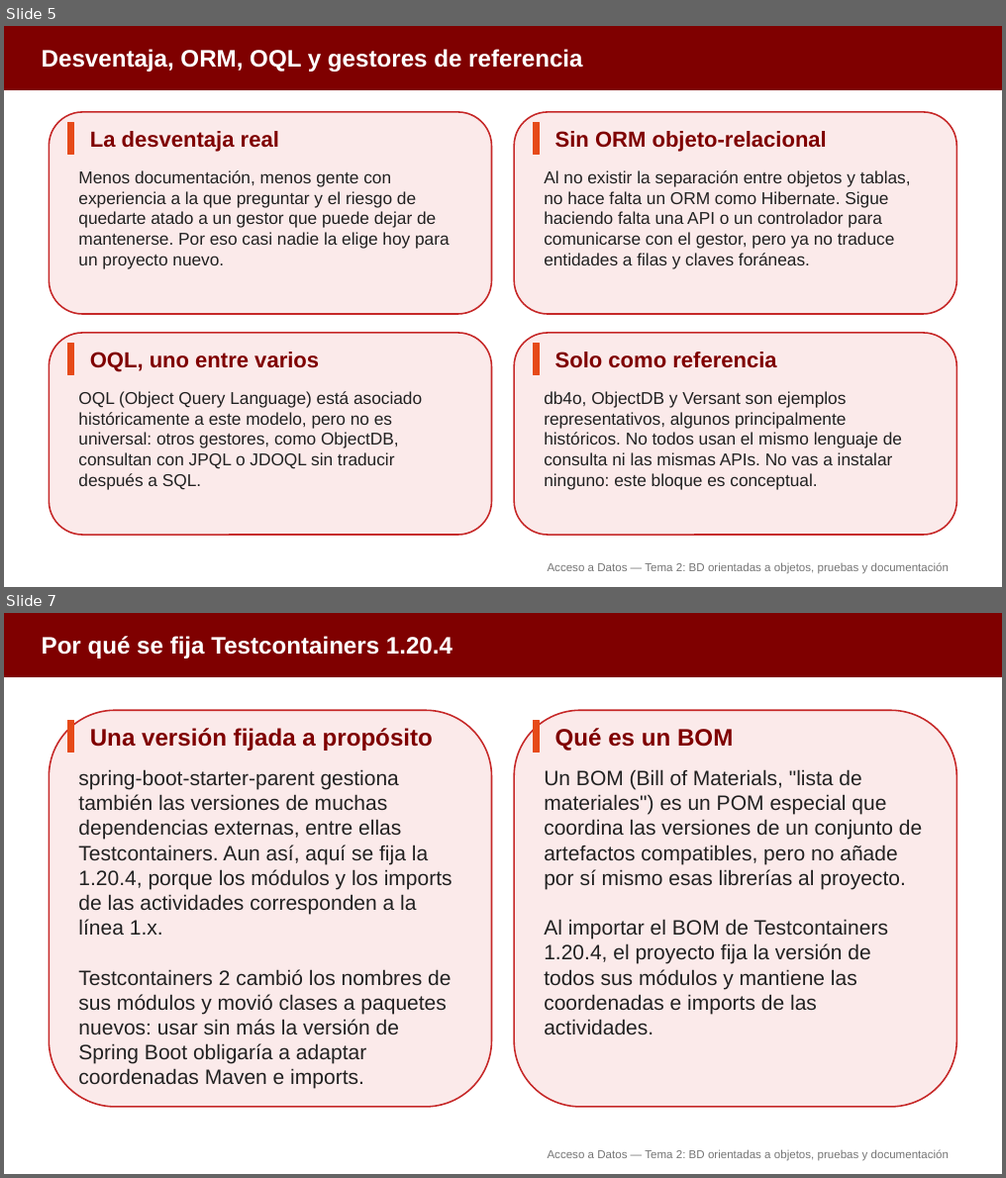
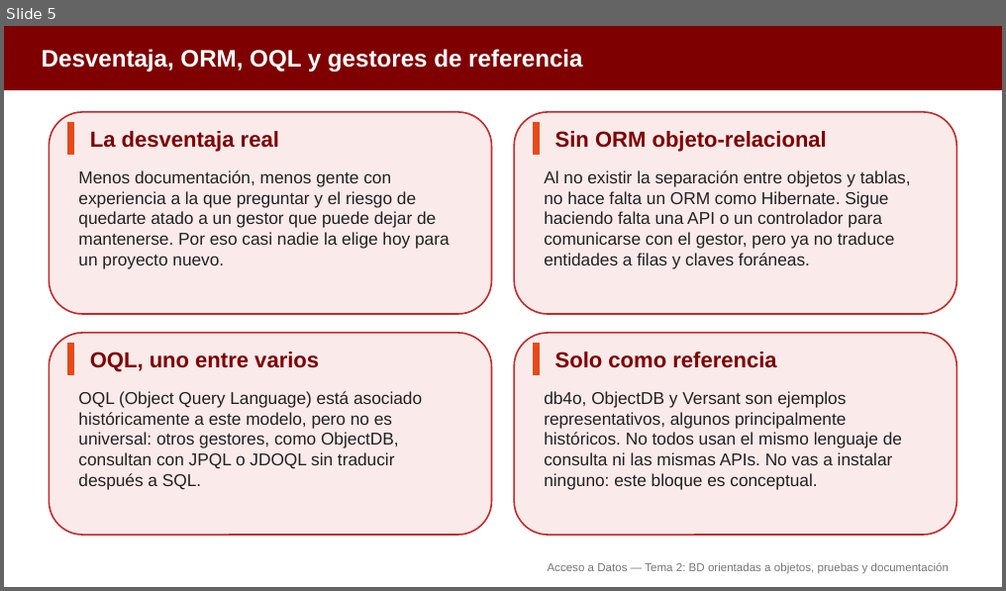
Before and after one commit to aitorventura/acceso-a-datos, a slide deck: docs/tema2/diapositivas/bd-orientadas-a-objetos.pptx. Shown one above the other, each under a label of ours: slides 5 and 7 before the commit, slide 5 after it; the slides between them are not shown. The pictures are 1006x1178 and 1006x591 pixels, drawn with LibreOffice and Linux fonts; fonts in the diff are those of the drawing. Boxes give left, top, right and bottom in pixels: in the first picture for what was removed or moved away, otherwise in the second. Text is boxed around its words. In the diff, an @@ line names an element or a change of style, - is before the commit and + after.

Commit message:
diapos bd orientadas objetos

```diff
--- a/docs/tema2/diapositivas/bd-orientadas-a-objetos.pptx
+++ b/docs/tema2/diapositivas/bd-orientadas-a-objetos.pptx
@@ slide 7 removed at box(4, 613, 1002, 1174), background #FFFFFF @@
@@ rectangle removed at box(4, 613, 1002, 676) @@
@@ text removed at box(42, 636, 452, 659) @@
-Por qué se fija Testcontainers 1.20.4
@@ rounded rectangle removed at box(49, 710, 492, 1107) @@
@@ rectangle removed at box(67, 721, 73, 753) @@
@@ text removed at box(90, 728, 433, 751) @@
-Una versión fijada a propósito
@@ rounded rectangle removed at box(515, 710, 957, 1107) @@
@@ rectangle removed at box(534, 721, 540, 753) @@
@@ text removed at box(555, 728, 733, 751) @@
-Qué es un BOM
@@ text removed at box(78, 769, 452, 1089) @@
-spring-boot-starter-parent gestiona también las versiones de muchas dependencias externas, entre ellas Testcontainers. Aun así, aquí se fija la 1.20.4, porque los módulos y los imports de las actividades corresponden a la línea 1.x.
-Testcontainers 2 cambió los nombres de sus módulos y movió clases a paquetes nuevos: usar sin más la versión de Spring Boot obligaría a adaptar coordenadas Maven e imports.
@@ text removed at box(544, 769, 922, 1035) @@
-Un BOM (Bill of Materials, "lista de materiales") es un POM especial que coordina las versiones de un conjunto de artefactos compatibles, pero no añade por sí mismo esas librerías al proyecto.
-Al importar el BOM de Testcontainers 1.20.4, el proyecto fija la versión de todos sus módulos y mantiene las coordenadas e imports de las actividades.
@@ text removed at box(548, 1151, 948, 1161) @@
-Acceso a Datos — Tema 2: BD orientadas a objetos, pruebas y documentación
```
Also in this commit, not shown: 11 slides changed, 1 other slide removed, 2 other files.
